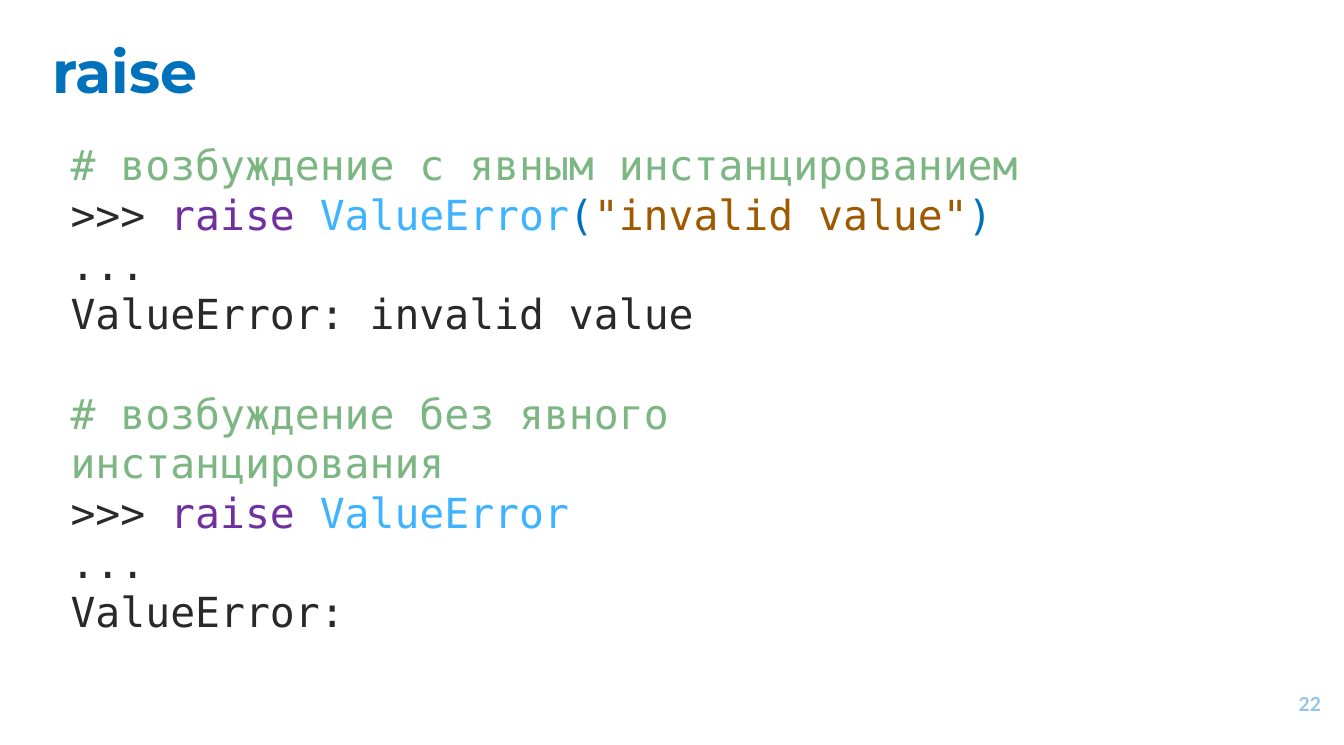
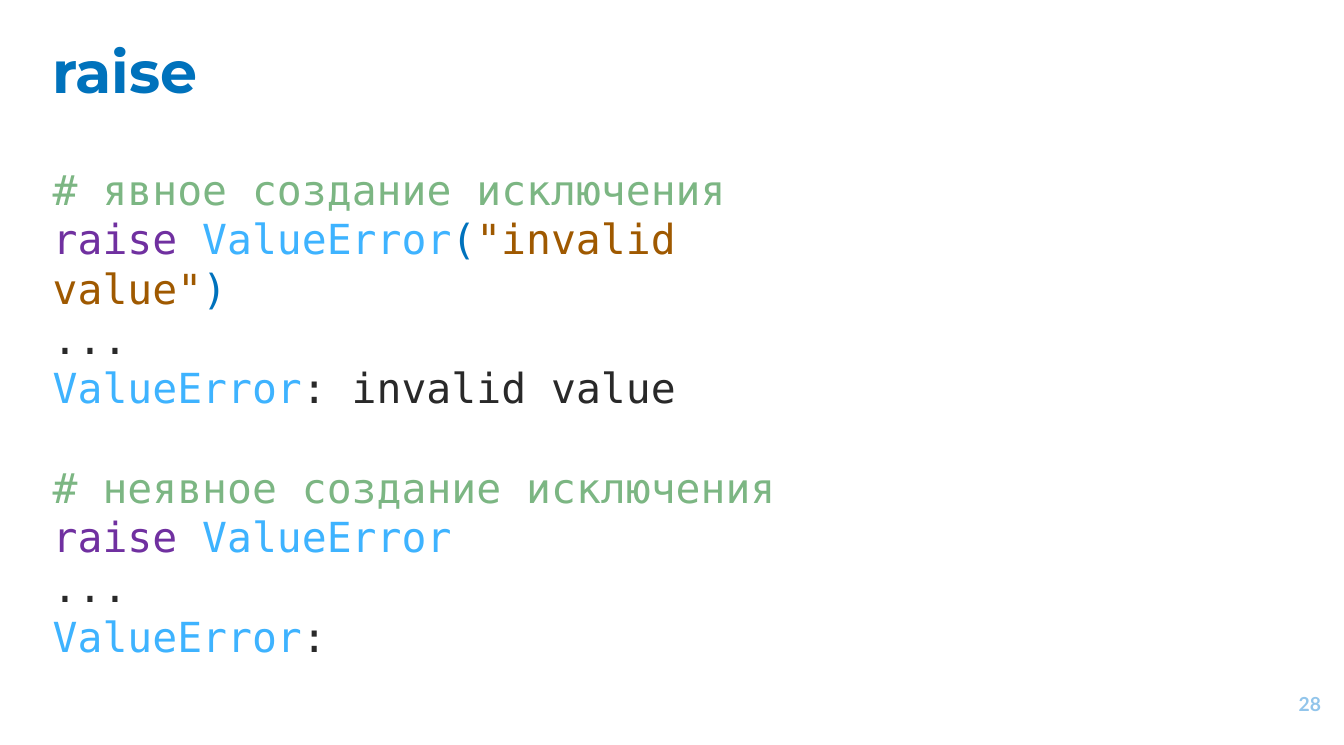
Before and after one commit to EvgrafovMichail/python_mipt_dafe, a slide deck: slide 28 of lessons/sem01/lesson09/exceptions.pptx (slide 22 before the commit). Drawn at 1344x745 pixels with LibreOffice and Linux fonts; fonts in the diff are those of the drawing. Boxes give left, top, right and bottom in pixels: in the first picture for what was removed or moved away, otherwise in the second. Text is boxed around its words. In the diff, an @@ line names an element or a change of style, - is before the commit and + after.

```diff
--- a/lessons/sem01/lesson09/exceptions.pptx
+++ b/lessons/sem01/lesson09/exceptions.pptx
@@ text "# явное создание исключения": place and size @@
-text "# явное создание исключения" at (71, 148, 1018, 628)
+text "# явное создание исключения" at (53, 182, 775, 553)
@@ text at (53, 182, 725, 310): text changed @@
-# возбуждение с явным инстанцированием
->>> raise ValueError("invalid value")
+# явное создание исключения
+raise ValueError("invalid value")
@@ text at (53, 371, 676, 404): text colour #292929 to #3EB3FF in "ValueError:", "ValueError:" @@
@@ text at (53, 480, 775, 553): text changed @@
-# возбуждение без явного инстанцирования
->>> raise ValueError
+# неявное создание исключения
+raise ValueError
@@ page number at (1299, 697, 1321, 711): text changed @@
-22
+28
```
Also in this commit, not shown: 37 other slides changed, 13 slides added, 6 slides removed.
